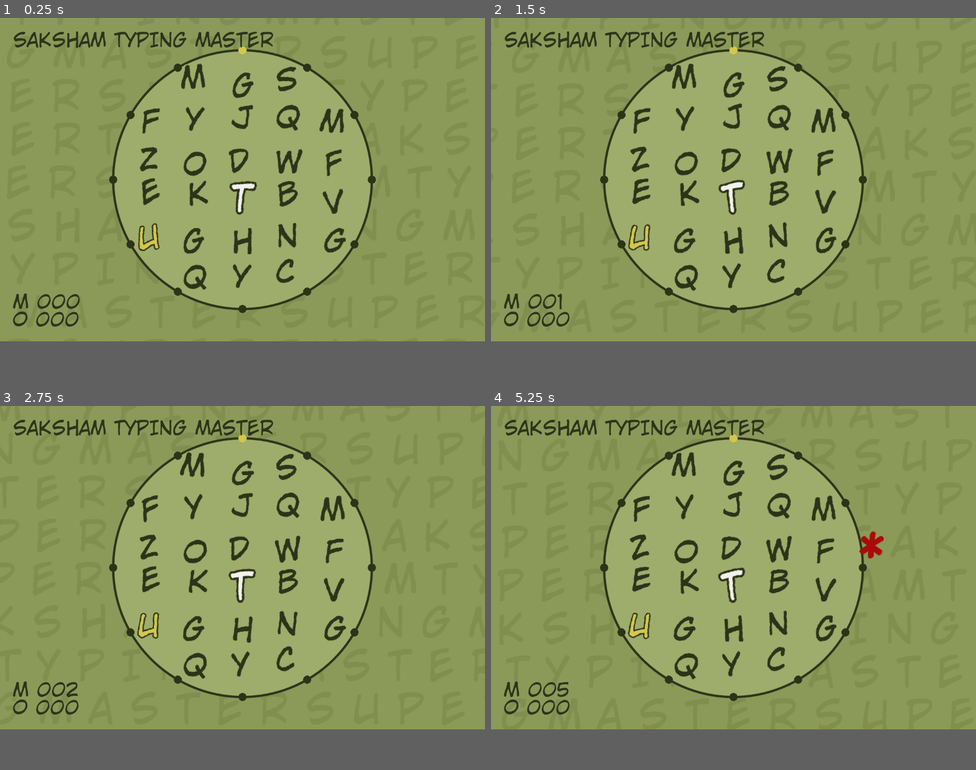
Above: before the commit, frames 1-4 (two rows, left to right).
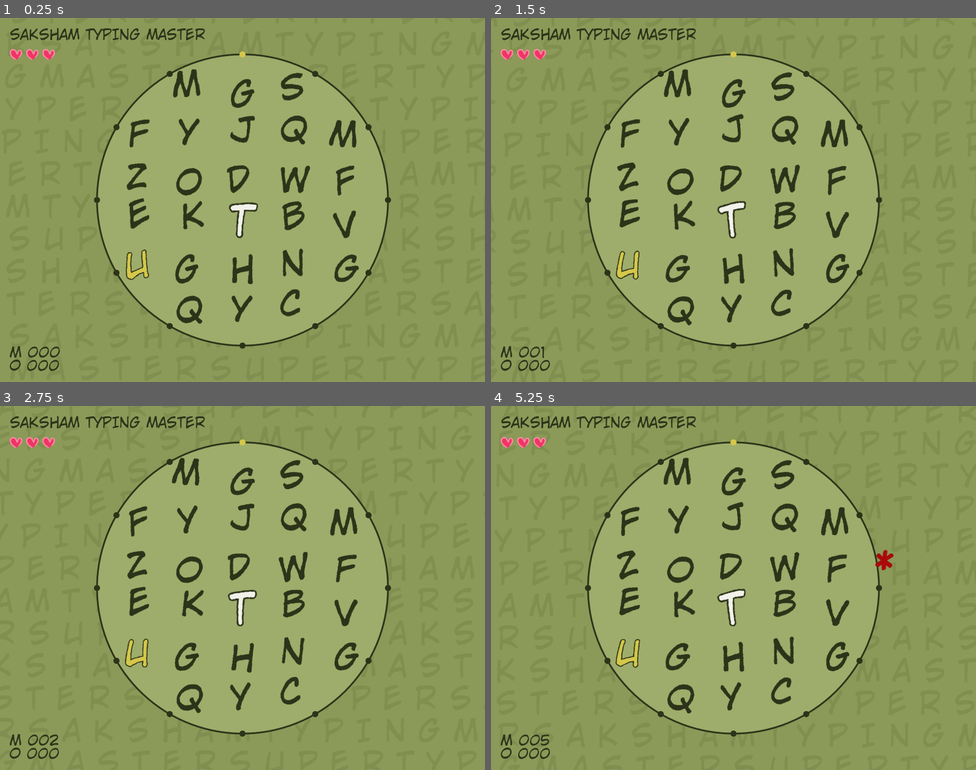
Above: after the commit, the same moments.

Repository: skdigilit/Saksham-Type-Master
Game: Godot game, scene res://game_main.tscn
The game is run twice, just before and just after one commit, with the same random seed, the same clock (stepped at 60 frames per second) and the same inputs. The project has no main scene, so this scene is started directly.
Inputs:
- Up to frame 1 (0.25 s): no input
- Up to frame 2 (1.5 s): tap Enter at 0.5 s; tap Z at 0.6, 1.35 s; hold A from 1.28 s (still down)
- Up to frame 3 (2.75 s): release A at 2.03 s; tap Z at 2.1 s
- Up to frame 4 (5.25 s): tap Z every 0.75 s from 2.85 to 5.1 s; hold A from 3.53 s (still down)
In our replay, the window is 800x533 before the commit and 800x600 after it. These sizes can differ from the game's own. Grey fills any space a smaller window leaves; there, only what the larger window draws over its background counts as a difference.

The runs differ from the first frame. In frame 1, 13% of the frame differs, in the area x 2-81%, y 2-97%; in frame 2, 13%; in frame 3, 12%; in frame 4, 13%, in the area x 2-83%, y 2-97%.

Commit message:
added hearts

Diff:
--- a/collectibles/collectible_manager.gd
+++ b/collectibles/collectible_manager.gd
@@ -3,8 +3,13 @@
 ## Manages the spawning and collection of yellow target letters.
 ## Tracks collection progress and updates the circle's perimeter dots.
 
-## Emitted when a collectible is picked up, with the new total count
-signal collectible_collected(total: int)
+enum CollectibleType {
+	REGULAR,
+	LIFE,
+}
+
+## Emitted when a collectible is picked up.
+signal collectible_collected(total: int, collectible_type: CollectibleType, world_position: Vector2)
 
 ## Emitted when all collectibles for the round are collected
 signal all_collected()
@@ -21,11 +26,20 @@
 ## Current collectible position in the grid (-1,-1 means none active)
 var active_collectible_pos: Vector2i = Vector2i(-1, -1)
 
+## Type of the currently active collectible.
+var active_collectible_type: CollectibleType = CollectibleType.REGULAR
+
 ## Number of collectibles gathered so far
 var collected_count: int = 0
 
 ## Total collectibles needed to complete the round (matches circle dot count)
 var target_count: int = GameTheme.CIRCLE_DOT_COUNT
+
+## Optional callback used by the game manager to disable life spawns when already full.
+var can_spawn_life_collectible: Callable = Callable()
+
+## Chance that the next collectible is a life pickup when eligible.
+const LIFE_COLLECTIBLE_CHANCE: float = 0.22
 
 
 ## Sets up references and connects to player movement signal.
@@ -56,11 +70,15 @@
 
 	var chosen: Vector2i = candidates[randi() % candidates.size()]
 	active_collectible_pos = chosen
+	active_collectible_type = _choose_collectible_type()
 
 	## Set the cell to collectible state
 	var cell: LetterCell = grid.get_cell(chosen.x, chosen.y)
 	if cell:
-		cell.set_state(LetterCell.CellState.COLLECTIBLE)
+		if active_collectible_type == CollectibleType.LIFE:
+			cell.set_state(LetterCell.CellState.LIFE_COLLECTIBLE)
+		else:
+			cell.set_state(LetterCell.CellState.COLLECTIBLE)
 
 	## Update the circle to show the next target dot
 	if game_circle:
@@ -75,16 +93,24 @@
 
 ## Handles collecting the current collectible.
 func _collect() -> void:
-	collected_count += 1
+	var collected_cell: LetterCell = grid.get_cell(active_collectible_pos.x, active_collectible_pos.y)
+	var collect_world_position: Vector2 = Vector2.ZERO
+	if collected_cell:
+		collect_world_position = collected_cell.global_position + GameTheme.GRID_CELL_SIZE * 0.5
 
-	## Update circle dots
-	if game_circle:
-		game_circle.set_filled_dots(collected_count)
+	if active_collectible_type == CollectibleType.REGULAR:
+		collected_count += 1
+
+		## Update circle dots
+		if game_circle:
+			game_circle.set_filled_dots(collected_count)
 
 	## Clear the active collectible
 	active_collectible_pos = Vector2i(-1, -1)
+	var collected_type: CollectibleType = active_collectible_type
+	active_collectible_type = CollectibleType.REGULAR
 
-	collectible_collected.emit(collected_count)
+	collectible_collected.emit(collected_count, collected_type, collect_world_position)
 
 	## Check if round is complete
 	if collected_count >= target_count:
@@ -98,6 +124,13 @@
 func reset() -> void:
 	collected_count = 0
 	active_collectible_pos = Vector2i(-1, -1)
+	active_collectible_type = CollectibleType.REGULAR
 	if game_circle:
 		game_circle.set_filled_dots(0)
 		game_circle.set_active_dot(-1)
+
+
+func _choose_collectible_type() -> CollectibleType:
+	if can_spawn_life_collectible.is_valid() and can_spawn_life_collectible.call() and randf() <= LIFE_COLLECTIBLE_CHANCE:
+		return CollectibleType.LIFE
+	return CollectibleType.REGULAR
--- a/grid/letter_cell.gd
+++ b/grid/letter_cell.gd
@@ -7,6 +7,7 @@
 	NORMAL,       ## Default dark letter
 	HIGHLIGHTED,  ## Player's current position (bright text + background)
 	COLLECTIBLE,  ## Yellow letter the player must collect
+	LIFE_COLLECTIBLE,  ## Pink bonus letter that restores one life
 	EMPTY,        ## Faded / inactive cell
 	DEAD,         ## Player was killed here — red letter
 }
@@ -52,6 +53,7 @@
 var _settings_normal: LabelSettings = null
 var _settings_highlighted: LabelSettings = null
 var _settings_collectible: LabelSettings = null
+var _settings_life_collectible: LabelSettings = null
 var _settings_empty: LabelSettings = null
 var _settings_dead: LabelSettings = null
 var _settings_scorched: LabelSettings = null
@@ -93,6 +95,12 @@
 	)
 	_settings_collectible = GameTheme.create_label_settings(
 		GameTheme.COLOR_LETTER_COLLECTIBLE,
+		GameTheme.FONT_SIZE_GRID,
+		GameTheme.COLOR_CIRCLE_OUTLINE,
+		GameTheme.FONT_SIZE_GRID_OUTLINE + 1
+	)
+	_settings_life_collectible = GameTheme.create_label_settings(
+		GameTheme.COLOR_LETTER_LIFE_COLLECTIBLE,
 		GameTheme.FONT_SIZE_GRID,
 		GameTheme.COLOR_CIRCLE_OUTLINE,
 		GameTheme.FONT_SIZE_GRID_OUTLINE + 1
@@ -176,6 +184,9 @@
 		CellState.COLLECTIBLE:
 			_letter_label.label_settings = _settings_scorched if is_scorched else _settings_collectible
 			_letter_label.scale = Vector2.ONE
+		CellState.LIFE_COLLECTIBLE:
+			_letter_label.label_settings = _settings_scorched if is_scorched else _settings_life_collectible
+			_letter_label.scale = Vector2.ONE
 		CellState.EMPTY:
 			_letter_label.label_settings = _settings_empty
 			_letter_label.scale = Vector2.ONE
--- a/hud/game_hud.gd
+++ b/hud/game_hud.gd
@@ -20,6 +20,11 @@
 ## New game button (shown below game over label on game over)
 var _restart_button: Button = null
 
+## Heart textures and slot nodes shown under the title.
+var _heart_full_texture: Texture2D = null
+var _heart_outline_texture: Texture2D = null
+var _heart_slots: Array[TextureRect] = []
+
 ## How far the HUD labels sit from the screen edges (in pixels).
 ## Increase to push score and title further inward; decrease to move them closer to the edge.
 const MARGIN: float = 32.0
@@ -31,9 +36,15 @@
 ## The extra gap between the "GAME OVER" text and the "NEW GAME" button below it (in pixels).
 ## Increase to push the button further away from the game over label.
 const BUTTON_GAP: float = 16.0
+const HEART_TOP_GAP: float = 68.0
+const HEART_SLOT_SIZE: Vector2 = Vector2(42.0, 42.0)
+const HEART_SLOT_SPACING: float = 12.0
+const HEART_FLY_SIZE: Vector2 = Vector2(26.0, 26.0)
 
 
 func _ready() -> void:
+	_heart_full_texture = load("res://sprites/heart_full.png") as Texture2D
+	_heart_outline_texture = load("res://sprites/heart_outline.png") as Texture2D
 	_create_hud_elements()
 
 
@@ -49,6 +60,8 @@
 	_title_label.horizontal_alignment = HORIZONTAL_ALIGNMENT_LEFT
 	add_child(_title_label)
 
+	_create_heart_slots()
+
 	## Score label (bottom-left, first line)
 	_score_label = _create_hud_label()
 	_score_label.text = "M 000"
@@ -86,6 +99,23 @@
 	_restart_button = _create_restart_button(viewport_size)
 	_restart_button.visible = false
 	add_child(_restart_button)
+
+
+func _create_heart_slots() -> void:
+	_heart_slots.clear()
+	for i in range(3):
+		var heart := TextureRect.new()
+		heart.texture = _heart_outline_texture
+		heart.expand_mode = TextureRect.EXPAND_IGNORE_SIZE
+		heart.stretch_mode = TextureRect.STRETCH_KEEP_ASPECT_CENTERED
+		heart.custom_minimum_size = HEART_SLOT_SIZE
+		heart.size = HEART_SLOT_SIZE
+		heart.position = Vector2(
+			MARGIN + i * (HEART_SLOT_SIZE.x + HEART_SLOT_SPACING),
+			MARGIN + HEART_TOP_GAP
+		)
+		add_child(heart)
+		_heart_slots.append(heart)
 
 
 ## Builds the styled restart button centered in the lower half of the screen.
@@ -150,6 +180,46 @@
 		_collected_label.text = "O %03d" % value
 
 
+func update_lives(current_lives: int) -> void:
+	for i in range(_heart_slots.size()):
+		_heart_slots[i].texture = _heart_full_texture if i < current_lives else _heart_outline_texture
+
+
+func animate_life_gain(from_position: Vector2, target_life_index: int) -> void:
+	if _heart_full_texture == null:
+		return
+	if target_life_index < 0 or target_life_index >= _heart_slots.size():
+		return
+
+	var flying_heart := TextureRect.new()
+	flying_heart.texture = _heart_full_texture
+	flying_heart.expand_mode = TextureRect.EXPAND_IGNORE_SIZE
+	flying_heart.stretch_mode = TextureRect.STRETCH_KEEP_ASPECT_CENTERED
+	flying_heart.custom_minimum_size = HEART_FLY_SIZE
+	flying_heart.size = HEART_FLY_SIZE
+	flying_heart.position = from_position - HEART_FLY_SIZE * 0.5
+	add_child(flying_heart)
+
+	var target_center: Vector2 = get_heart_slot_center(target_life_index)
+	var tween: Tween = create_tween()
+	tween.set_parallel(true)
+	tween.tween_property(flying_heart, "position", target_center - HEART_FLY_SIZE * 0.5, 0.45)\
+		.set_trans(Tween.TRANS_BACK).set_ease(Tween.EASE_IN)
+	tween.tween_property(flying_heart, "scale", Vector2(0.65, 0.65), 0.45)\
+		.set_trans(Tween.TRANS_SINE).set_ease(Tween.EASE_IN)
+	tween.tween_property(flying_heart, "modulate:a", 0.0, 0.45)\
+		.set_trans(Tween.TRANS_SINE).set_ease(Tween.EASE_IN)
+	tween.finished.connect(func() -> void:
+		flying_heart.queue_free()
+	)
+
+
+func get_heart_slot_center(index: int) -> Vector2:
+	if index < 0 or index >= _heart_slots.size():
+		return Vector2.ZERO
+	return _heart_slots[index].position + _heart_slots[index].size * 0.5
+
+
 ## Shows the game over label and the restart button.
 func show_game_over() -> void:
 	if _game_over_label:
--- a/managers/game_manager.gd
+++ b/managers/game_manager.gd
@@ -14,6 +14,12 @@
 
 ## Player's score (increments on collection)
 var score: int = 0
+
+## Player life state.
+const MAX_LIVES: int = 3
+const HIT_INVULNERABILITY_DURATION: float = 1.0
+var current_lives: int = MAX_LIVES
+var _hit_invulnerability_timer: float = 0.0
 
 ## Node references (resolved in _ready)
 var grid: LetterGrid = null
@@ -60,6 +66,8 @@
 	current_state = GameState.PLAYING
 	score = 0
 	_score_timer = 0.0
+	current_lives = MAX_LIVES
+	_hit_invulnerability_timer = 0.0
 
 	## Initialize player controller
 	if player and grid:
@@ -69,6 +77,7 @@
 	## Initialize collectible manager
 	if collectible_manager and grid and game_circle and player:
 		collectible_manager.initialize(grid, game_circle, player)
+		collectible_manager.can_spawn_life_collectible = _can_gain_life
 		collectible_manager.collectible_collected.connect(_on_collectible_collected)
 		collectible_manager.all_collected.connect(_on_all_collected)
 		collectible_manager.spawn_collectible()
@@ -83,6 +92,7 @@
 	if hud:
 		hud.update_score(score)
 		hud.update_collected(0)
+		hud.update_lives(current_lives)
 		hud.restart_requested.connect(_on_restart_requested)
 
 	## Wire sounds
@@ -94,11 +104,14 @@
 	if current_state != GameState.PLAYING:
 		return
 
+	if _hit_invulnerability_timer > 0.0:
+		_hit_invulnerability_timer = maxf(0.0, _hit_invulnerability_timer - delta)
+
 	## Check enemy-player collision
-	if enemy_spawner and player:
+	if enemy_spawner and player and _hit_invulnerability_timer <= 0.0:
 		var player_pos: Vector2 = player.get_current_pixel_position()
 		if enemy_spawner.check_player_collision(player_pos):
-			_on_game_over()
+			_on_player_hit()
 			return
 
 	## Mark letters red while an enemy is visually passing over them
@@ -114,12 +127,21 @@
 			hud.update_score(score)
 
 
-## Called when the player collects a yellow letter.
-func _on_collectible_collected(total: int) -> void:
-	score += SCORE_PER_COLLECT
-	if hud:
-		hud.update_score(score)
-		hud.update_collected(total)
+## Called when the player collects a collectible.
+func _on_collectible_collected(total: int, collectible_type: CollectibleManager.CollectibleType, world_position: Vector2) -> void:
+	if collectible_type == CollectibleManager.CollectibleType.LIFE:
+		if current_lives < MAX_LIVES:
+			var gained_life_index: int = current_lives
+			current_lives += 1
+			if hud:
+				hud.animate_life_gain(world_position, gained_life_index)
+				hud.update_lives(current_lives)
+	else:
+		score += SCORE_PER_COLLECT
+		if hud:
+			hud.update_score(score)
+			hud.update_collected(total)
+
 	## Shuffle all letters so each collection feels fresh
 	if grid:
 		grid.randomize_grid()
@@ -136,6 +158,17 @@
 
 
 ## Called when the player is hit by an enemy.
+func _on_player_hit() -> void:
+	current_lives -= 1
+	_hit_invulnerability_timer = HIT_INVULNERABILITY_DURATION
+	if hud:
+		hud.update_lives(current_lives)
+
+	if current_lives <= 0:
+		_on_game_over()
+
+
+## Called when the player is out of lives.
 func _on_game_over() -> void:
 	current_state = GameState.GAME_OVER
 	if player:
@@ -159,6 +192,10 @@
 		tween.tween_property(game_circle, "modulate:a", 0.25, 1.2)
 
 
+func _can_gain_life() -> bool:
+	return current_lives < MAX_LIVES
+
+
 ## Reloads the current scene to start a fresh game.
 func _on_restart_requested() -> void:
 	get_tree().reload_current_scene()
--- a/project.godot
+++ b/project.godot
@@ -16,8 +16,8 @@
 
 [display]
 
-window/size/viewport_width=1200
-window/size/viewport_height=800
+window/size/viewport_width=1600
+window/size/viewport_height=1200
 window/size/extend_to_title=true
 
 [physics]
--- a/sound/sound_manager.gd
+++ b/sound/sound_manager.gd
@@ -41,8 +41,8 @@
 		_move_player.play()
 
 
-## Plays the woody block sound when a gold letter is collected.
-func _on_collectible_collected(_total: int) -> void:
+## Plays the woody block sound when any collectible is collected.
+func _on_collectible_collected(_total: int, _collectible_type: int, _world_position: Vector2) -> void:
 	if GameTheme.SOUND_ENABLED:
 		_collect_player.play()
 
--- a/theme/game_theme.gd
+++ b/theme/game_theme.gd
@@ -45,6 +45,10 @@
 ## The colour of the special letter you need to collect (the gold target letter).
 ## Bright yellow-gold so it is easy to spot across the grid.
 const COLOR_LETTER_COLLECTIBLE: Color = Color(0.83, 0.78, 0.29)
+
+## The colour of the bonus life letter.
+## Warm pink so it reads differently from the normal gold collectible.
+const COLOR_LETTER_LIFE_COLLECTIBLE: Color = Color(0.92, 0.48, 0.67)
 
 ## The colour of the decorative letters floating in the background.
 ## Very faint (low alpha) so they don't distract from the game.
Binary file added: sprites/heart_full.png
Not shown, added: sprites/heart_full.png.import
Binary file added: sprites/heart_outline.png
Not shown, added: sprites/heart_outline.png.import
